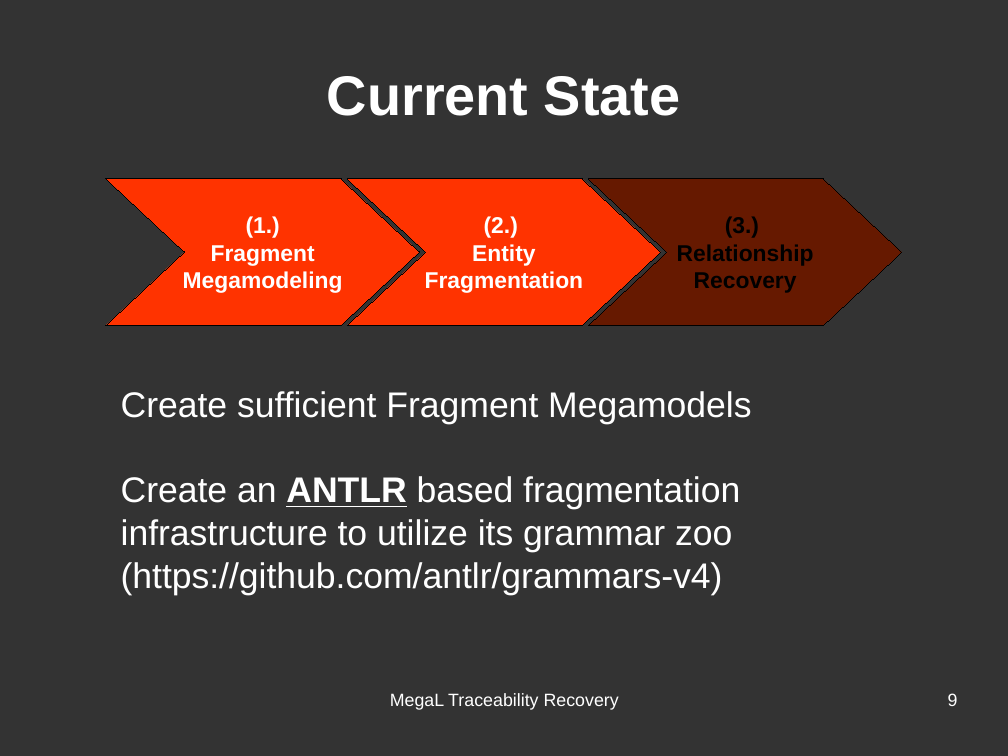
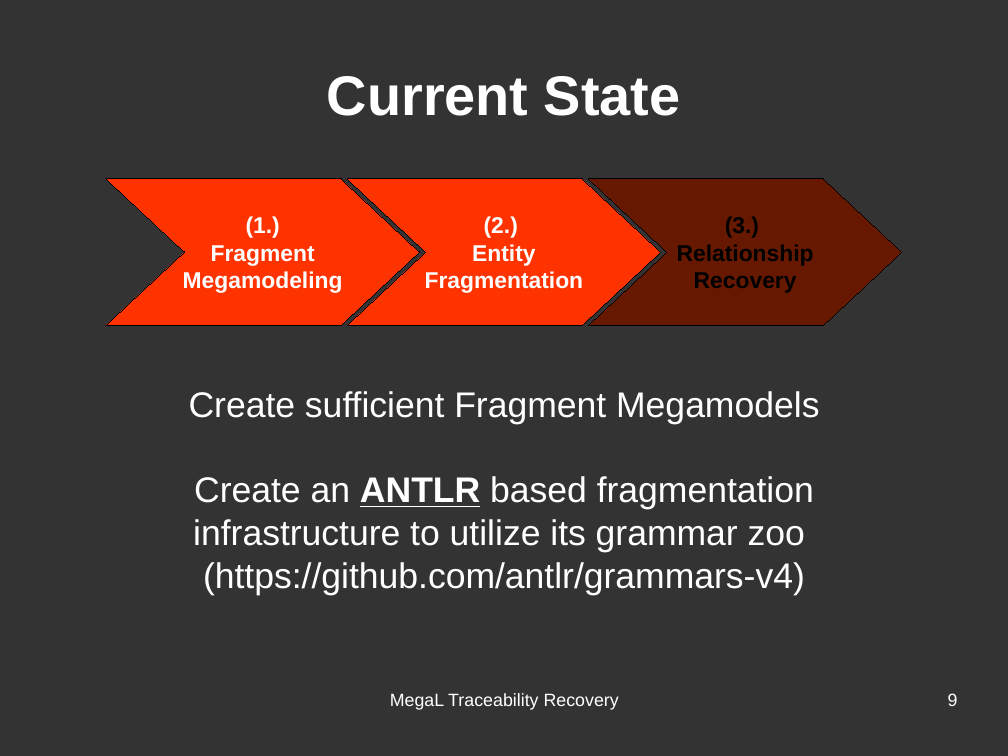
Before and after one commit to hayasam/megal-tr, a slide deck: slide 9 of slides/softlang-sync-2016-03-07/softlang-sync-2016-03-07.odp. Drawn at 1008x756 pixels with LibreOffice and Linux fonts; fonts in the diff are those of the drawing. Boxes give left, top, right and bottom in pixels: in the first picture for what was removed or moved away, otherwise in the second. Text is boxed around its words. In the diff, an @@ line names an element or a change of style, - is before the commit and + after.

```diff
--- a/slides/softlang-sync-2016-03-07/softlang-sync-2016-03-07.odp
+++ b/slides/softlang-sync-2016-03-07/softlang-sync-2016-03-07.odp
@@ text "Create sufficient Fragment Megamodels" at <box>189,391,819,595</box>: alignment left to centre @@
```
Also in this commit, not shown: 2 other slides changed, 1 other file.
